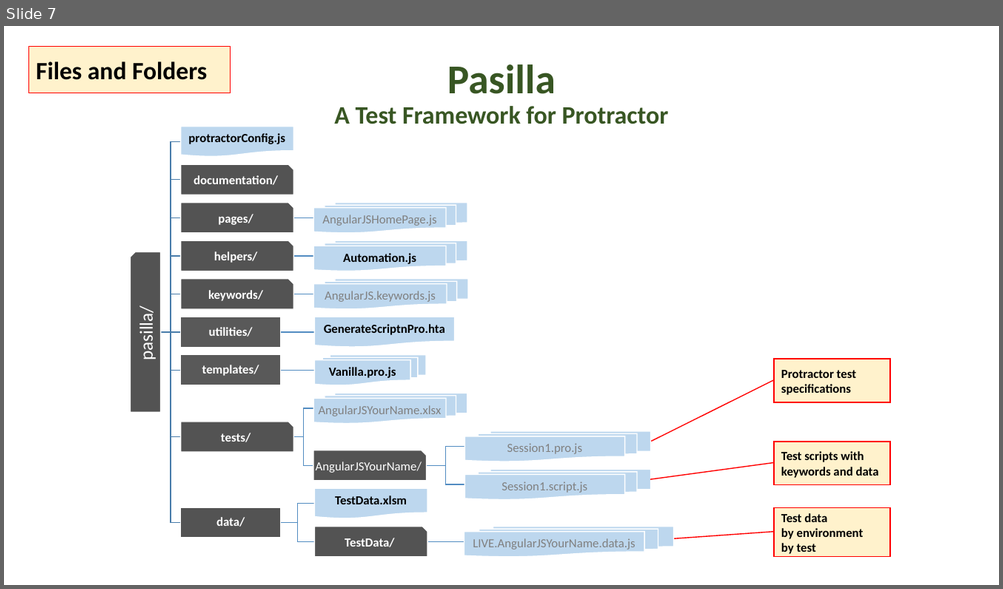
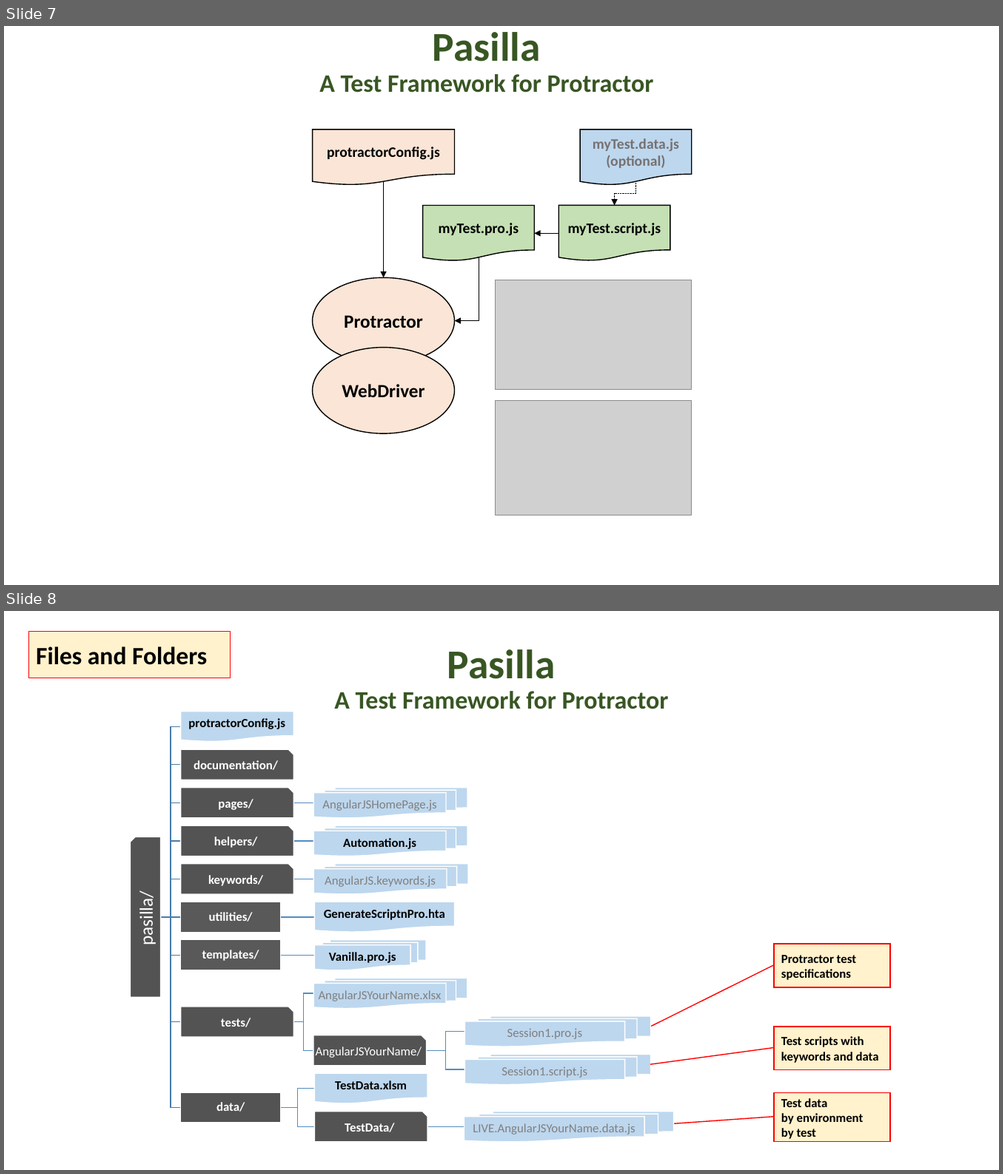
Before and after one commit to anatar02/pasilla, a slide deck: documentation/PasillaAKeywordDrivenTestFrameworkForProtractor.pptx. Shown one above the other, each under a label of ours: slide 7 before the commit, slides 7 and 8 after it. The pictures are 1003x589 and 1003x1174 pixels, drawn with LibreOffice and Linux fonts; fonts in the diff are those of the drawing; grey boxes stand for pictures; background and template pictures are left out. Boxes give left, top, right and bottom in pixels: in the first picture for what was removed or moved away, otherwise in the second. Text is boxed around its words. In the diff, an @@ line names an element or a change of style, - is before the commit and + after.

```diff
--- a/documentation/PasillaAKeywordDrivenTestFrameworkForProtractor.pptx
+++ b/documentation/PasillaAKeywordDrivenTestFrameworkForProtractor.pptx
@@ slide 7 added at [4, 26, 999, 585], background #FFFFFF @@
@@ title added at [319, 32, 654, 93], 24.3 pt, text #385723, bold @@
+Pasilla
+A Test Framework for Protractor
@@ flow chart document added at [312, 130, 454, 186], fill #FBE5D6, outline #000000 1 pt, 14 pt, text #000000, bold @@
+protractorConfig.js
@@ flow chart document added at [580, 130, 691, 186], fill #BDD7EE, outline #000000 1 pt, 14 pt, text #767171, bold @@
+myTest.data.js
+(optional)
@@ elbow arrow added from (384, 182) to (384, 278), #000000 0.5 pt @@
@@ elbow arrow added from (636, 182) to (614, 206), #000000 0.5 pt dashed @@
@@ flow chart document added at [423, 206, 534, 262], fill #C5E0B4, outline #000000 1 pt, 14 pt, text #000000, bold @@
+myTest.pro.js
@@ flow chart document added at [558, 206, 669, 262], fill #C5E0B4, outline #000000 1 pt, 14 pt, text #000000, bold @@
+myTest.script.js
@@ elbow arrow added from (558, 233) to (535, 233), #000000 0.5 pt @@
@@ elbow arrow added from (478, 258) to (455, 321), #000000 0.5 pt @@
@@ ellipse added at [312, 278, 454, 365], fill #FBE5D6, outline #000000 1 pt, 18 pt, text #000000, bold @@
+Protractor
@@ picture added at [495, 281, 691, 390] @@
@@ ellipse added at [312, 348, 454, 434], fill #FBE5D6, outline #000000 1 pt, 18 pt, text #000000, bold @@
+WebDriver
@@ picture added at [495, 400, 691, 515] @@
@@ what was slide 7 is now slide 8 @@
```
Also in this commit, not shown: 2 other files.
